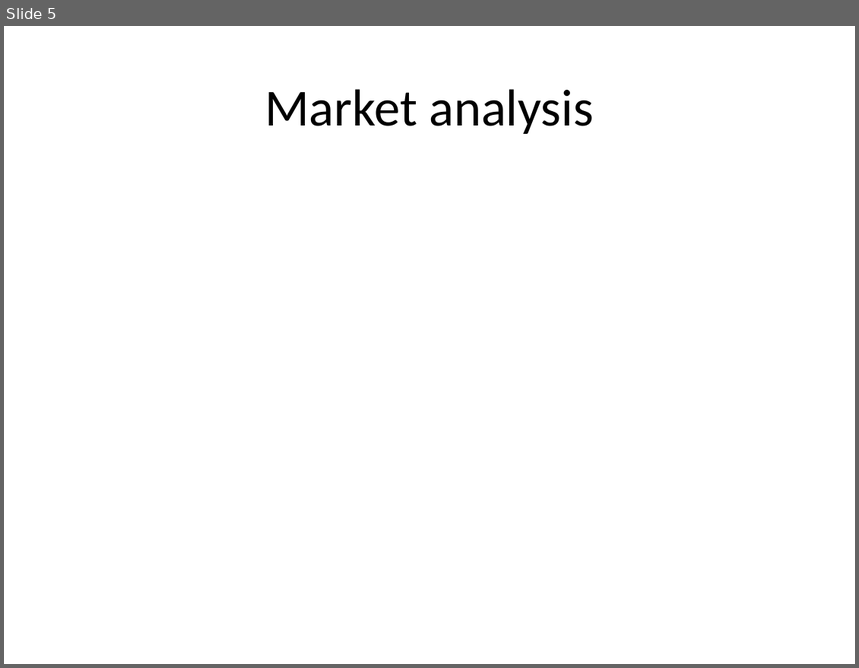
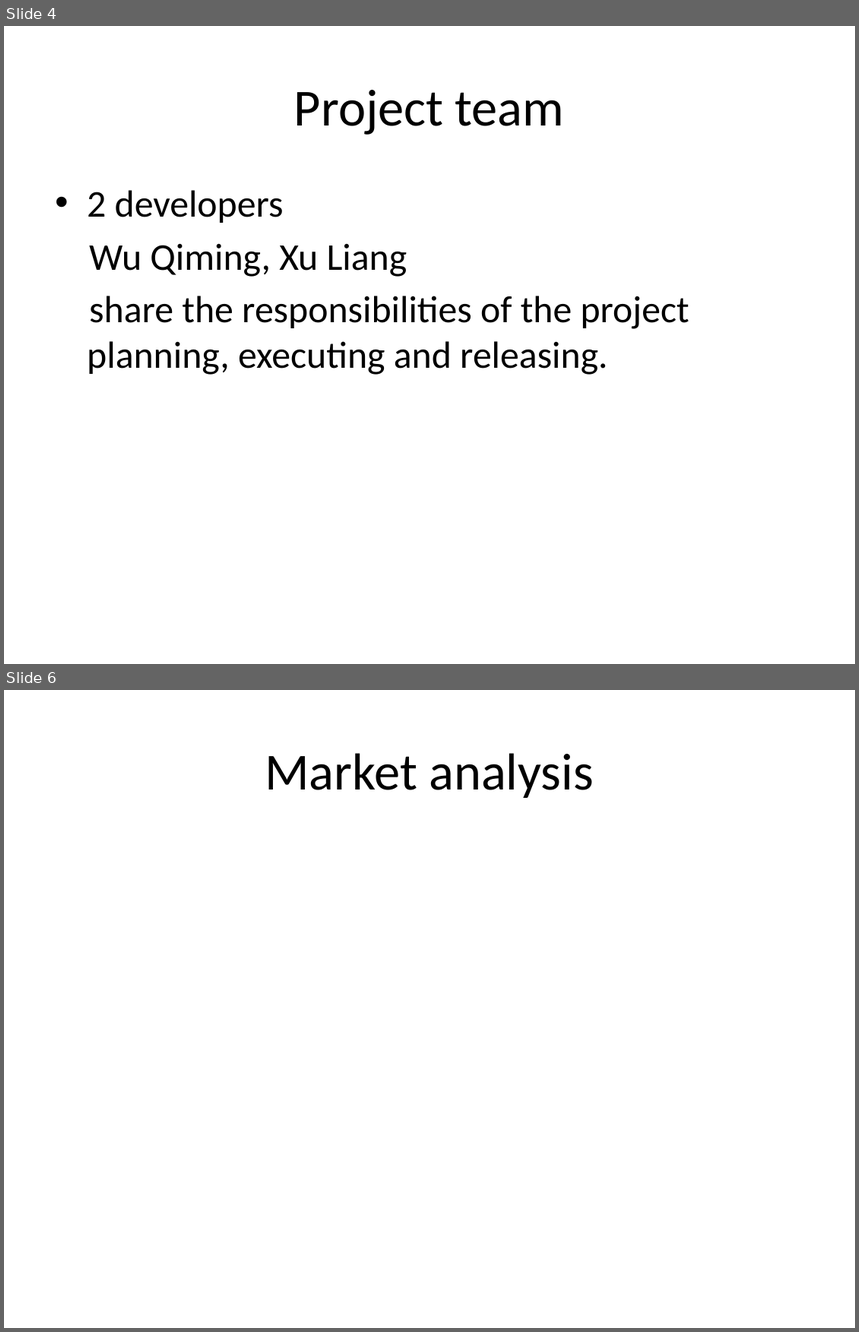
Before and after one commit to runningproject/documents, a slide deck: projectplan.pptx. Shown one above the other, each under a label of ours: slide 5 before the commit, slides 4 and 6 after it; the slides between them are not shown. The pictures are 859x668 and 859x1332 pixels, drawn with LibreOffice and Linux fonts; fonts in the diff are those of the drawing. Boxes give left, top, right and bottom in pixels: in the first picture for what was removed or moved away, otherwise in the second. Text is boxed around its words. In the diff, an @@ line names an element or a change of style, - is before the commit and + after.

```diff
--- a/projectplan.pptx
+++ b/projectplan.pptx
@@ slide 4 added at <box>4,26,855,664</box>, background #FFFFFF @@
@@ title added at <box>294,90,565,135</box>, 44 pt, text #000000 @@
+Project team
@@ text added at <box>87,190,690,375</box>, 32 pt, text #000000 @@
+• 2 developers
+Wu Qiming, Xu Liang
+share the responsibilities of the project planning, executing and releasing.
@@ what was slide 5 is now slide 6 @@
```
Also in this commit, not shown: 2 slides changed, 6 other slides added, 1 slide removed.
